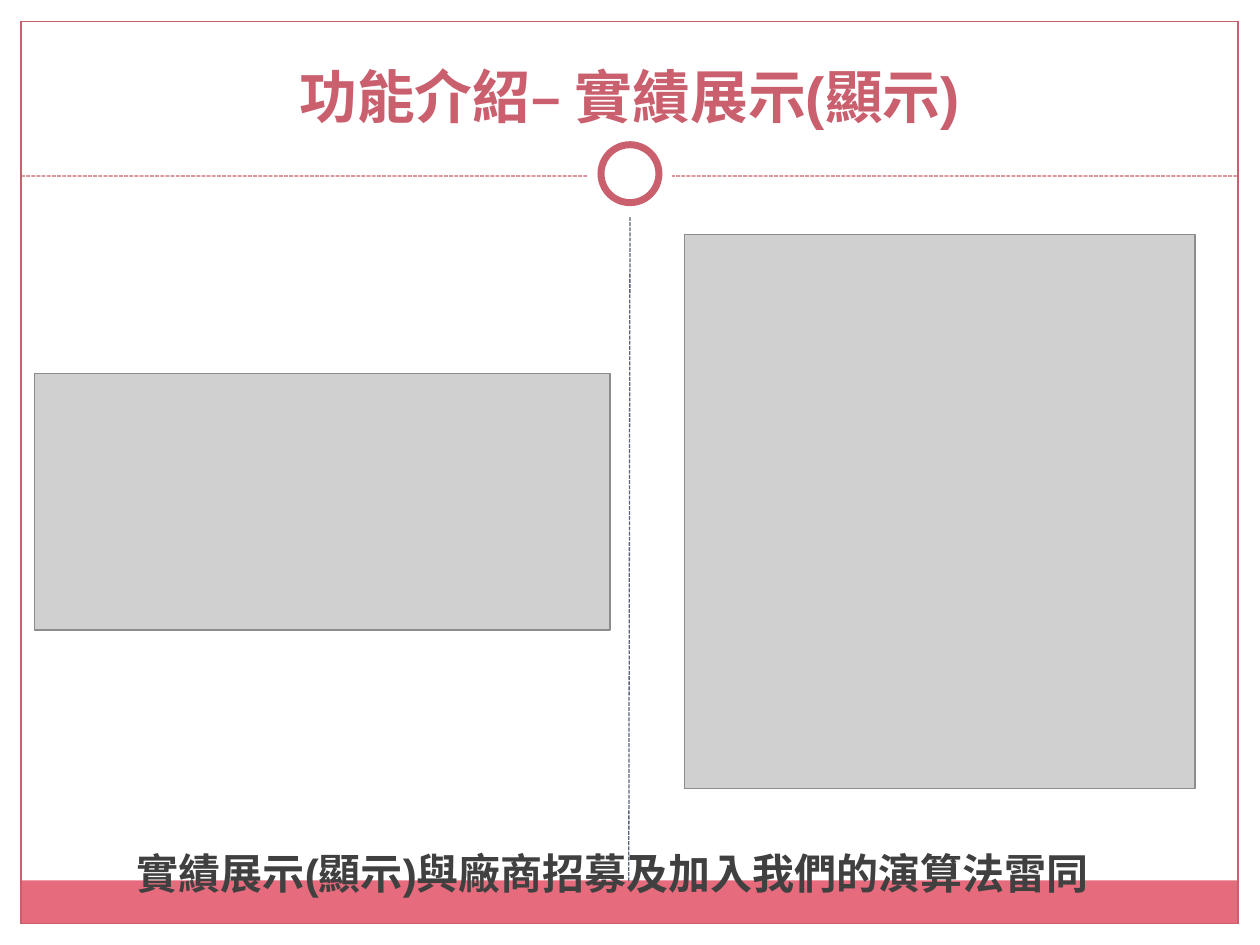
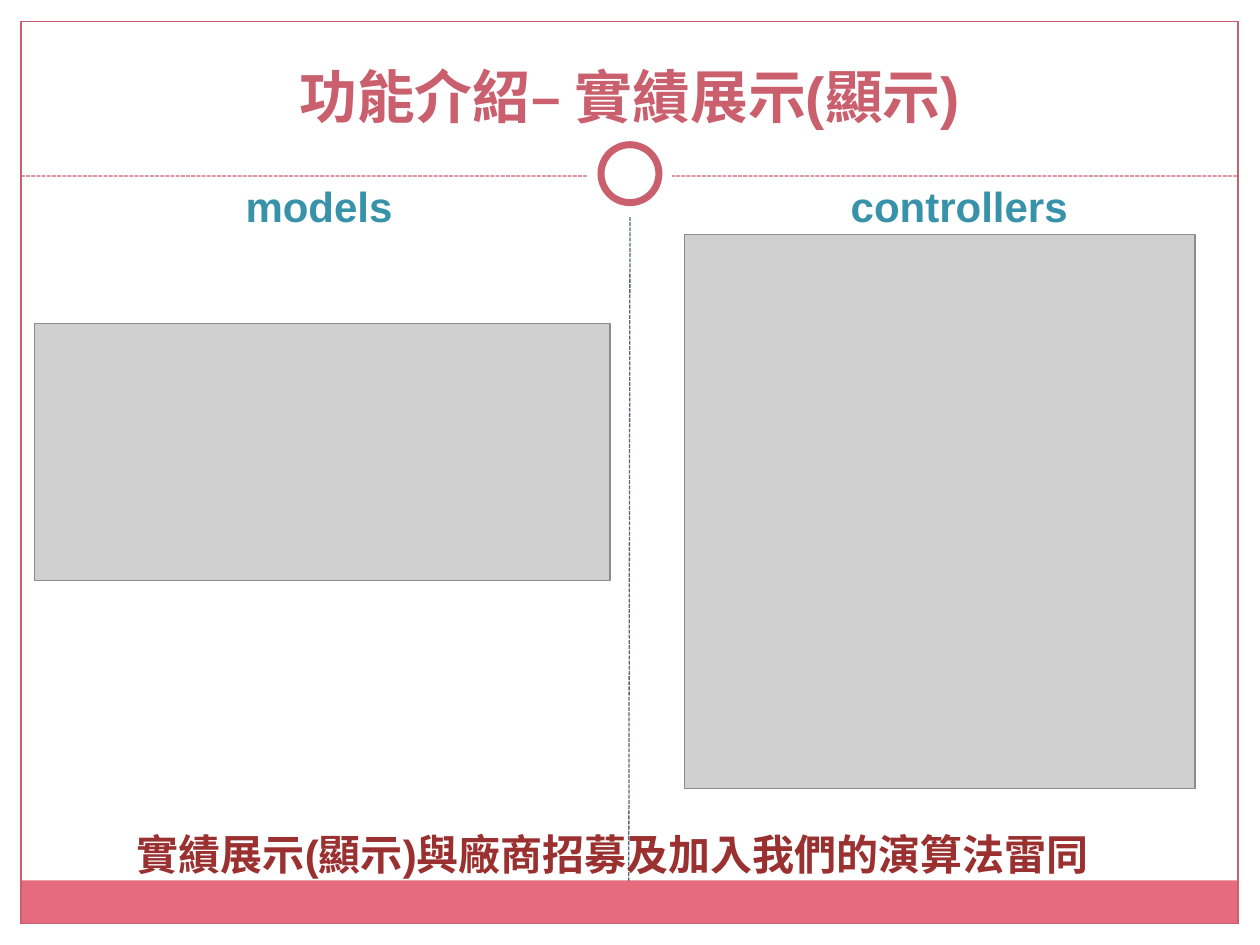
Before and after one commit to tsouleona/gitLab, a slide deck: slide 12 of small_project/data_project/沅淯駿營造有限公司.pptx (slide 11 before the commit). Drawn at 1260x945 pixels with LibreOffice and Linux fonts; fonts in the diff are those of the drawing; grey boxes stand for pictures; background and template pictures are left out. Boxes give left, top, right and bottom in pixels: in the first picture for what was removed or moved away, otherwise in the second. Text is boxed around its words. In the diff, an @@ line names an element or a change of style, - is before the commit and + after.

```diff
--- a/small_project/data_project/沅淯駿營造有限公司.pptx
+++ b/small_project/data_project/沅淯駿營造有限公司.pptx
@@ text added at [246, 191, 393, 223], 24 pt, text #3792AA, bold @@
+models
@@ text added at [851, 191, 1068, 223], 24 pt, text #3792AA, bold @@
+controllers
@@ picture: place and size @@
-picture at [35, 373, 611, 630]
+picture at [35, 324, 611, 581]
@@ text "實績展示(顯示)與廠商招募及加入我們的演算法雷同": place and size @@
-text "實績展示(顯示)與廠商招募及加入我們的演算法雷同" at [137, 847, 1089, 898]
+text "實績展示(顯示)與廠商招募及加入我們的演算法雷同" at [137, 827, 1089, 880]
@@ text "實績展示(顯示)與廠商招募及加入我們的演算法雷同" at [137, 827, 1089, 880]: text colour #404040 to #9A3130 @@
```
Also in this commit, not shown: 7 other slides changed, 3 slides added, 1 slide removed, 1 other file.
